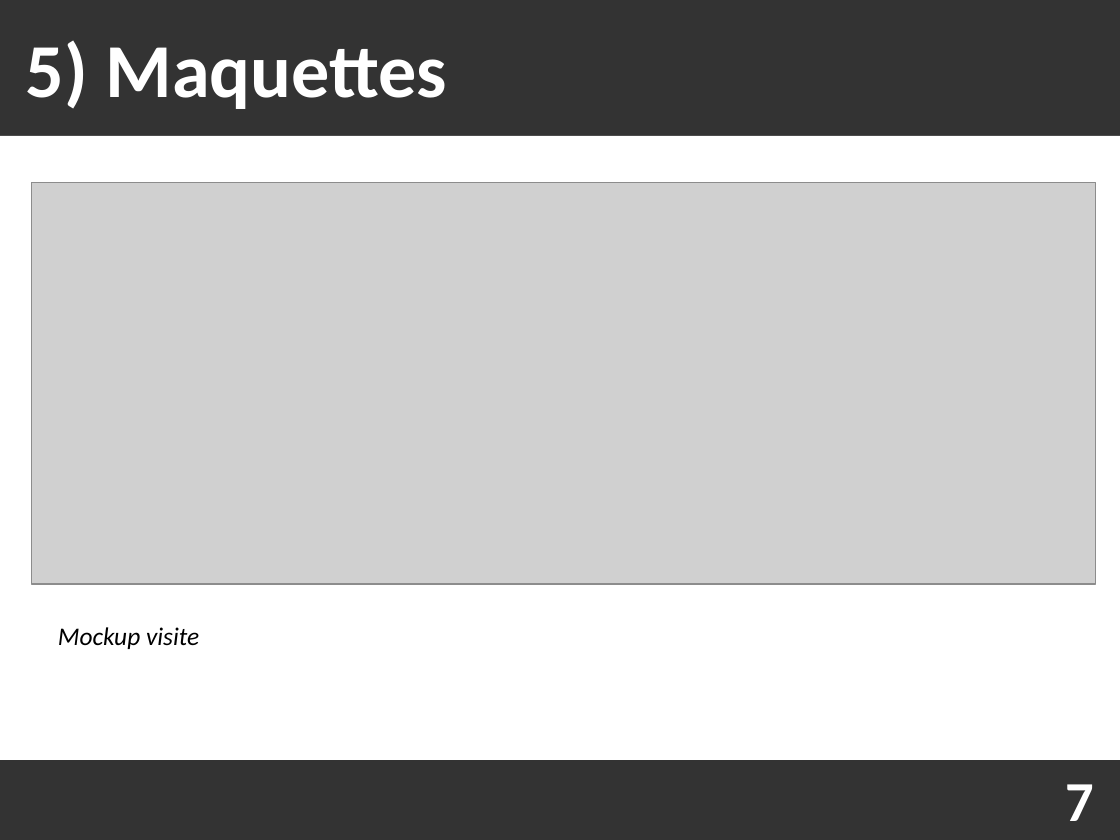
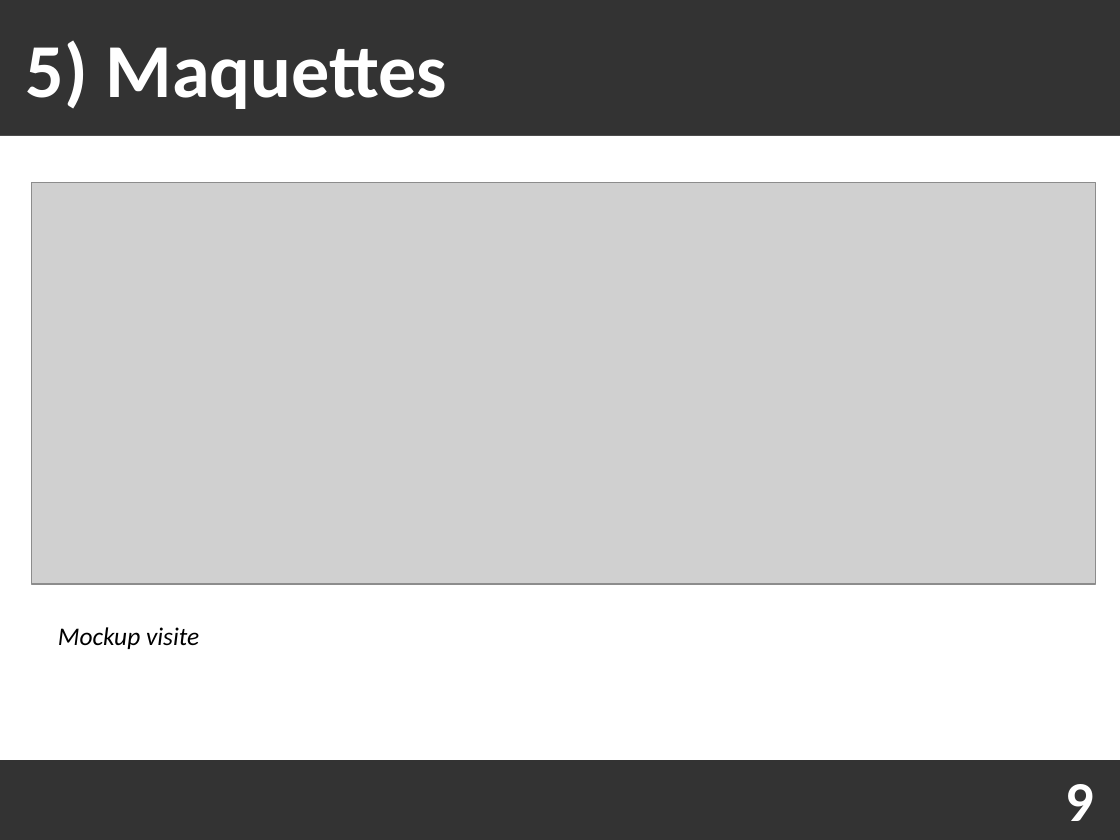
Before and after one commit to Fabou58/PROJET_5, a slide deck: slide 9 of soutenance/soutenance.odp (slide 7 before the commit). Drawn at 1120x840 pixels with LibreOffice and Linux fonts; fonts in the diff are those of the drawing; grey boxes stand for pictures. Boxes give left, top, right and bottom in pixels: in the first picture for what was removed or moved away, otherwise in the second. Text is boxed around its words. In the diff, an @@ line names an element or a change of style, - is before the commit and + after.

```diff
--- a/soutenance/soutenance.odp
+++ b/soutenance/soutenance.odp
@@ text at (x1=1066, y1=784, x2=1095, y2=821): text changed @@
-7
+9
```
Also in this commit, not shown: 2 other slides changed, 3 slides added, 1 slide removed, 3 other files.
